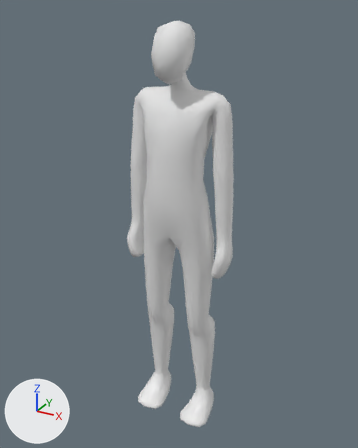
What one commit did to the Blender file Models/RealLife/Characters/QA.blend.
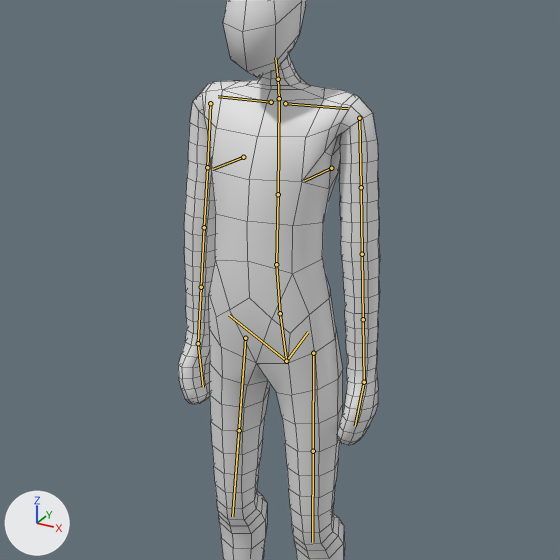
Old and new are each drawn whole from a 50 mm camera at (1051.0, -1915.0, 2045.0) aimed at (-12.0, 18.0, 1079.0) and again close up on the part from 9% to 92% of the width and 10% to 76% of the height. The axes (+X, +Y, +Z) are drawn at lower left. The lights are the same throughout. The older version's two pictures come first. Both versions are drawn at frame 1 of the action 'Idle'; the numbers are the values there. The bones that change, and the others that lie on the model, are drawn over the model as lines in the close-ups. The close-ups show mesh edges as thin lines.
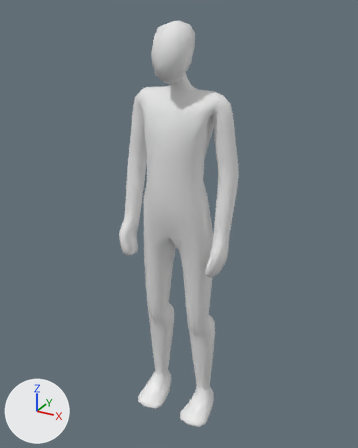
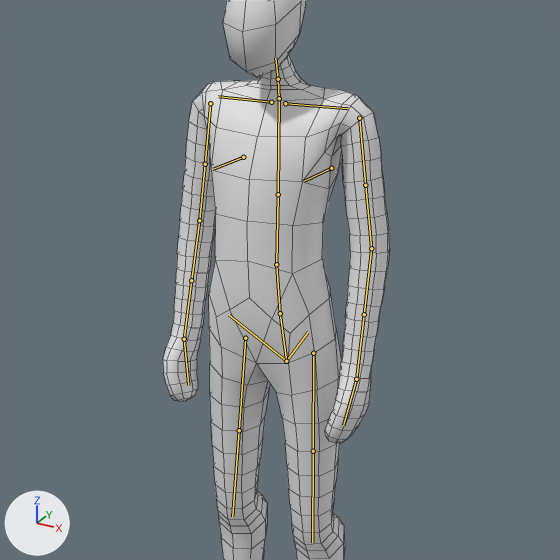
Location of each change, [x1, y1, x2, y2] in pixels of the close-ups (560 x 560 px):
'Plane.002', posed
    before: [178, 0, 380, 560]
    after: [163, 0, 390, 560]

The edits, one by one:
Bone 'hand_ik.L' (bone_hand_ik_l) moves from (-469.0, 0.0, -306.0) to (-464.0, -57.0, -272.0).
Bone 'hand_ik.L' (bone_hand_ik_l) turns from (17, 4, -45) to (23, 4, -46) degrees about its own x, y and z.
Bone 'hand_ik.R' (bone_hand_ik_r) moves from (469.0, 0.0, -306.0) to (464.0, -57.0, -272.0).
Bone 'hand_ik.R' (bone_hand_ik_r) turns from (17, -4, 45) to (22, -4, 46) degrees about its own x, y and z.
